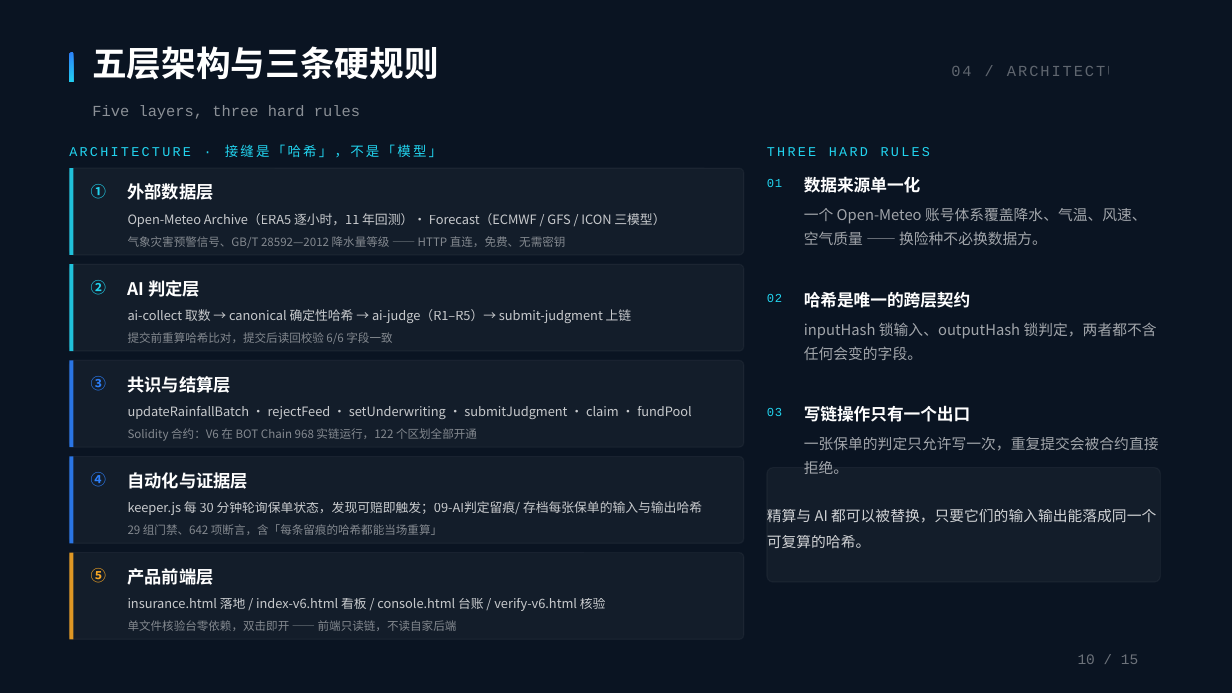
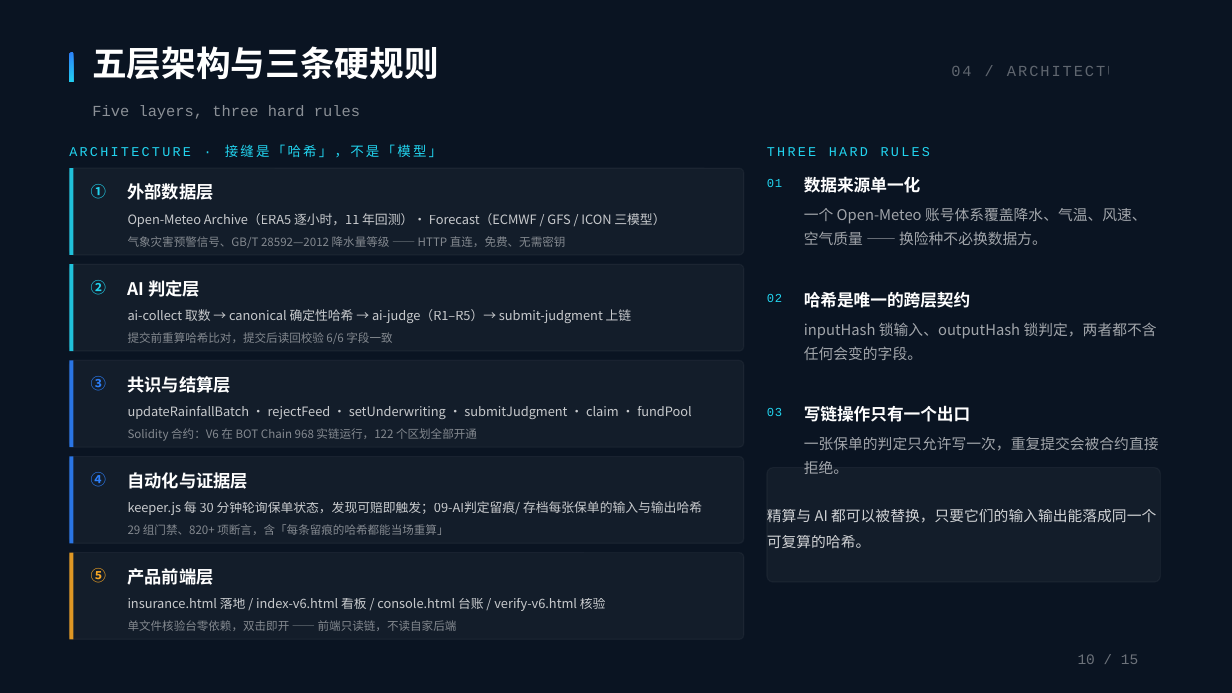
Before and after one commit to BruceLeezh/rainproof-pro, a slide deck: slide 10 of 01-参赛材料/交付物/PPT/雨证-路演PPT-精简版-2026-10-30.pptx. Drawn at 1232x693 pixels with LibreOffice and Linux fonts; fonts in the diff are those of the drawing. Boxes give left, top, right and bottom in pixels: in the first picture for what was removed or moved away, otherwise in the second. Text is boxed around its words. In the diff, an @@ line names an element or a change of style, - is before the commit and + after.

Commit message:
deck 里三个过期测试计数改成实测值
- 附录A「29 组入口 · 642 项断言」→ 820+（gate-2026-11-14-b.log 实测 599 个 ✅ + 220 个 OK = 819，与 README 的 818+ 对齐；用 + 号避免再飘）
- 「V6 部署核验 13 项」→ 12 项（check-v6-deployment.js --onchain 实跑 12 passed）
- 「V6 隔离链 33 项」→ 42 项（e2e:v6-review 实跑 42 checks passed）
- 精简版 S10 的 642 同步改 820+
- 两份 deck 重新导出 PDF（4,349,197 / 2,440,739 字节），断网包随之重建
- 备份：08-截图存证/*-backup-before-counts.pptx

```diff
--- a/01-参赛材料/交付物/PPT/雨证-路演PPT-精简版-2026-10-30.pptx
+++ b/01-参赛材料/交付物/PPT/雨证-路演PPT-精简版-2026-10-30.pptx
@@ text at bbox=[128, 524, 448, 535]: text changed @@
-29 组门禁、642 项断言，含「每条留痕的哈希都能当场重算」
+29 组门禁、820+ 项断言，含「每条留痕的哈希都能当场重算」
```
Also in this commit, not shown: 7 other files.
